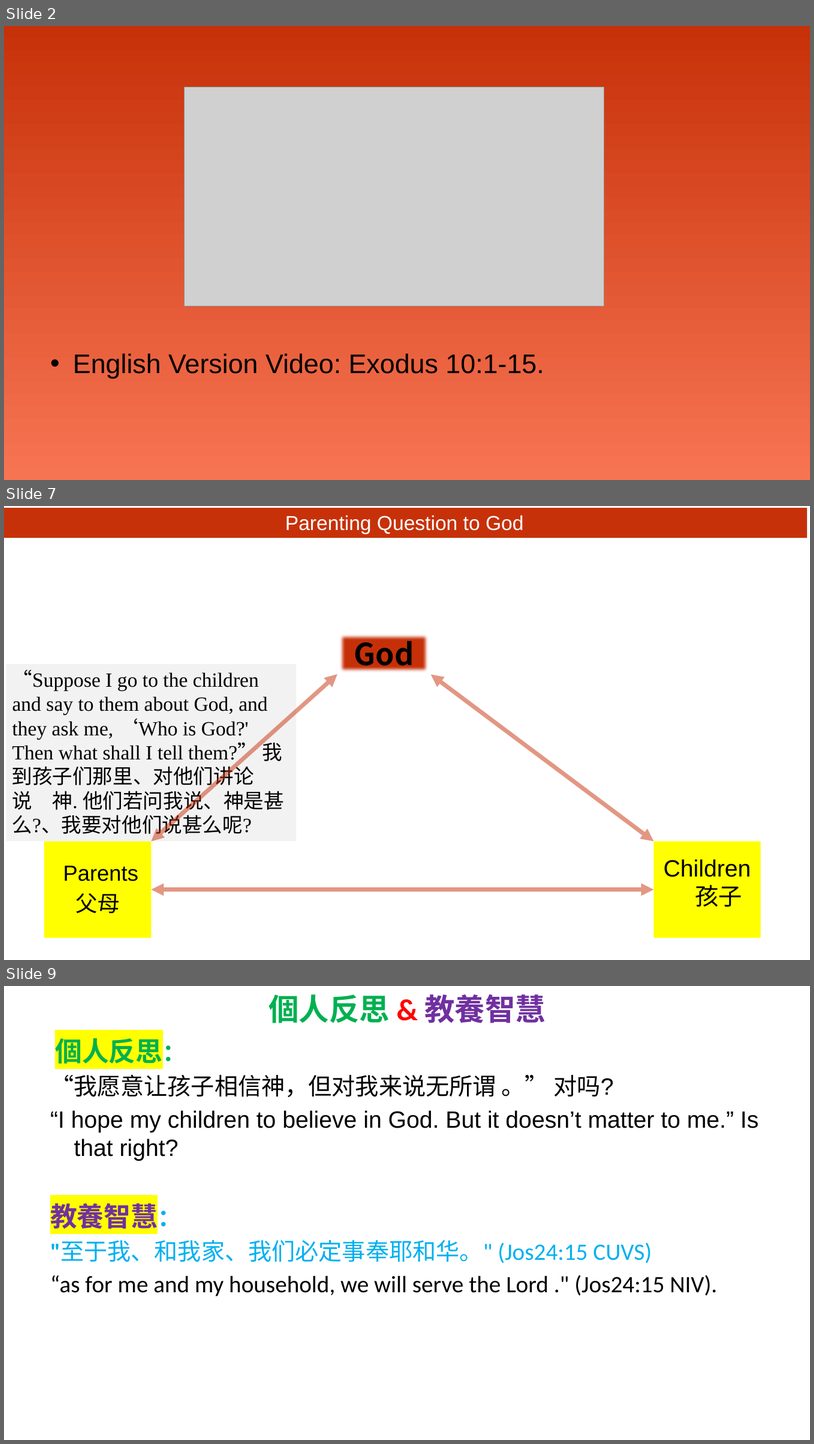
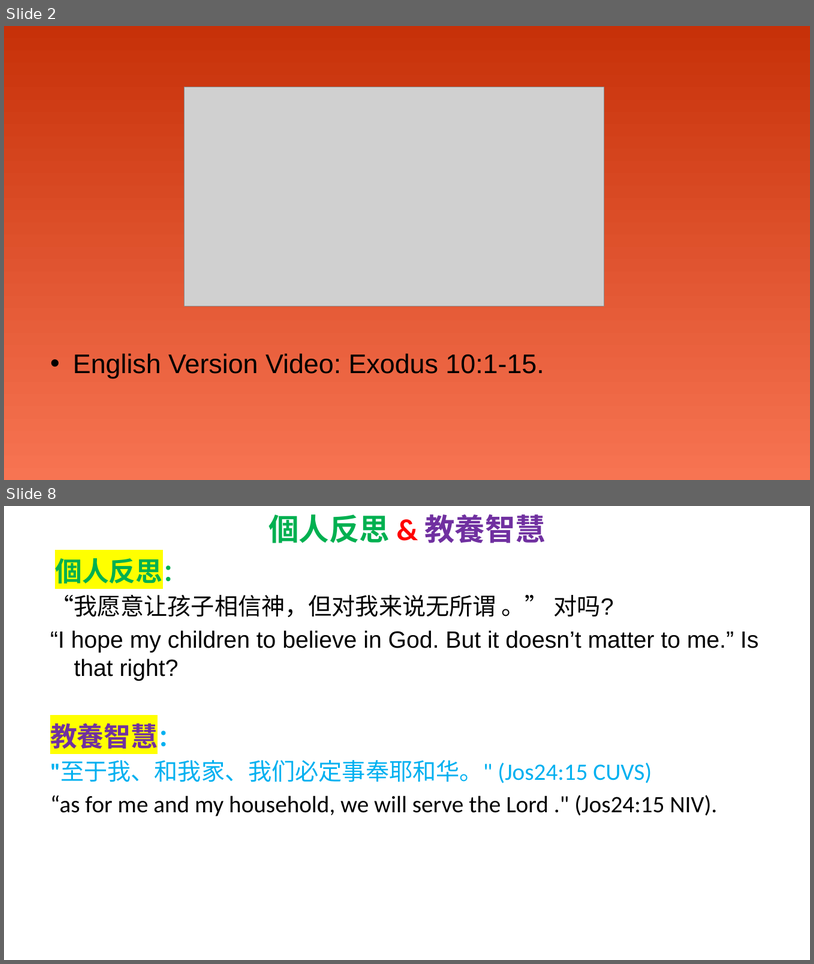
Before and after one commit to wdingbox/accc_2025_pp, a slide deck: ppt/Exodus/exo10_1_15.pptx. Shown one above the other, each under a label of ours: slides 2, 7 and 9 before the commit, slides 2 and 8 after it; the slides between them are not shown. The pictures are 814x1444 and 814x964 pixels, drawn with LibreOffice and Linux fonts; fonts in the diff are those of the drawing; grey boxes stand for pictures; background and template pictures are left out. Boxes give left, top, right and bottom in pixels: in the first picture for what was removed or moved away, otherwise in the second. Text is boxed around its words. In the diff, an @@ line names an element or a change of style, - is before the commit and + after.

```diff
--- a/ppt/Exodus/exo10_1_15.pptx
+++ b/ppt/Exodus/exo10_1_15.pptx
@@ slide 7 removed at (4, 506, 810, 960), background picture (left out) @@
@@ rectangle removed at (4, 507, 808, 537) @@
-Parenting Question to God
@@ rectangle removed at (338, 632, 431, 675) @@
-God
@@ rectangle removed at (6, 664, 297, 841) @@
-“Suppose I go to the children and say to them about God, and they ask me, ‘Who is God?' Then what shall I tell them?” 我到孩子们那里、对他们讲论说 神. 他们若问我说、神是甚么?、我要对他们说甚么呢?
@@ double arrow removed from (338, 674) to (152, 841) @@
@@ double arrow removed from (431, 674) to (654, 841) @@
@@ text removed at (45, 841, 152, 938) @@
-Parents
-父母
@@ rectangle removed at (654, 841, 761, 938) @@
-Children
-孩子
@@ double arrow removed from (152, 889) to (654, 889) @@
@@ what was slide 9 is now slide 8 @@
```
Also in this commit, not shown: 3 slides changed, 2 slides added, 2 other slides removed, 5 other files.
